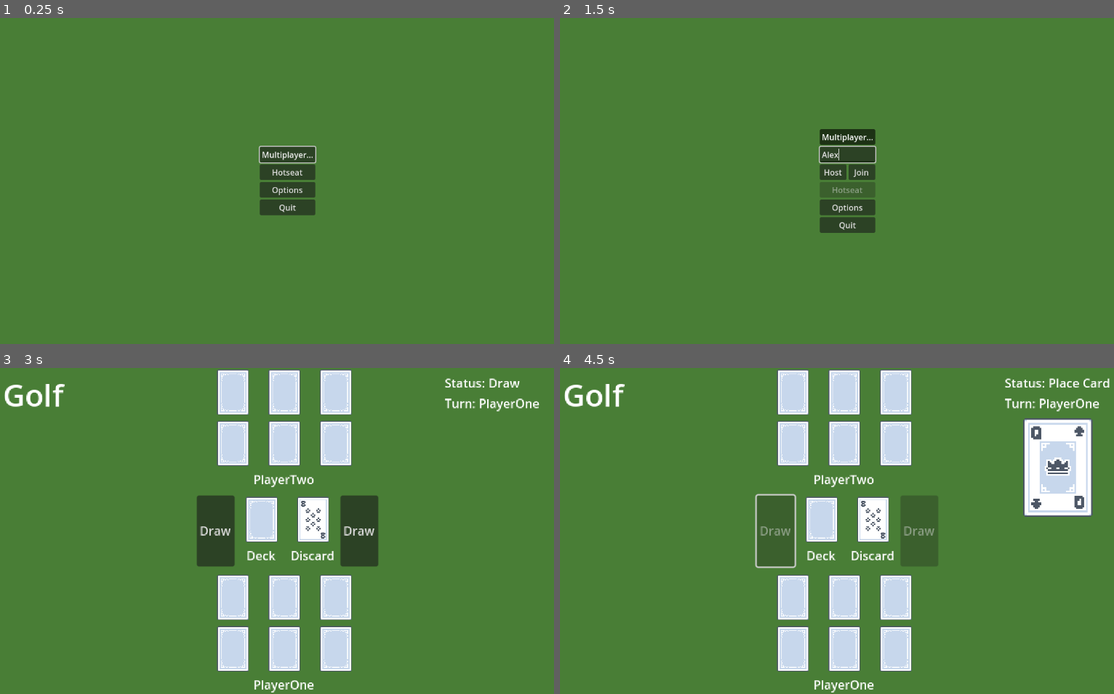
Above: before the commit, frames 1-4 (two rows, left to right).
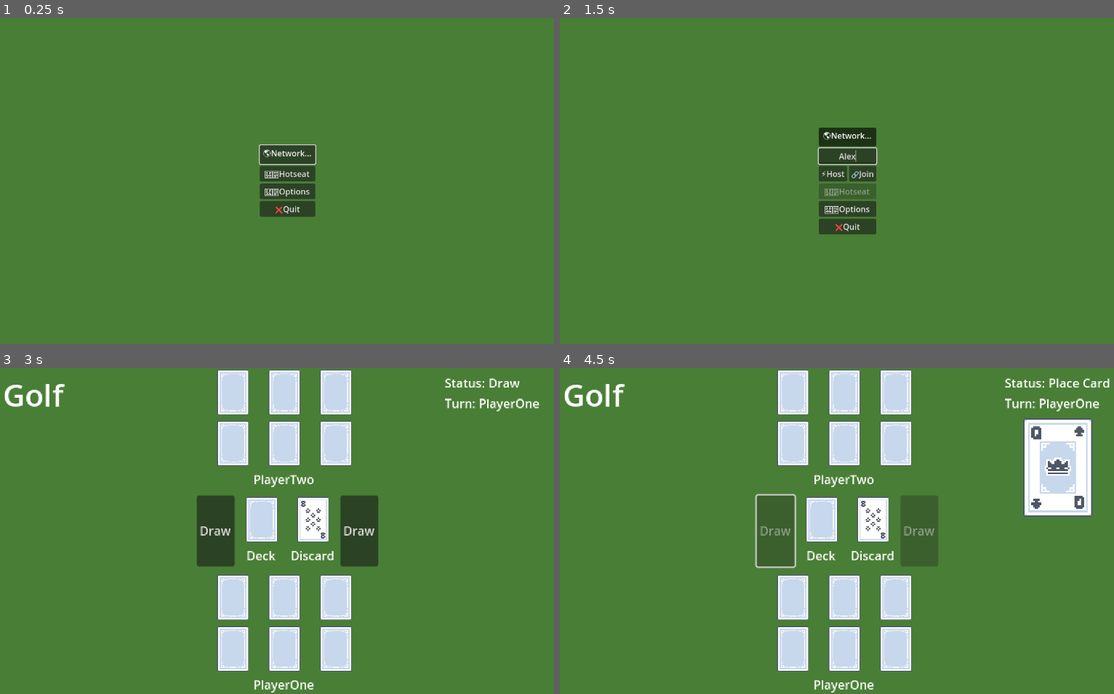
Above: after the commit, the same moments.

Repository: WonkyMic/golf_cards_godot
Game: Godot game, scene res://menu.tscn
The game is run twice, just before and just after one commit, with the same random seed, the same clock (stepped at 60 frames per second) and the same inputs.
Inputs (mouse positions are in pixels of both pictures, inside the frame that each line leads up to):
- Up to frame 1 (0.25 s): no input
- Up to frame 2 (1.5 s): click (848, 154) at 0.5 s, where only the run before the commit has a clickable "Multiplayer..."; click (848, 154) at 1.27 s; type "Alex" at 1.35 s
- Up to frame 3 (3 s): click (288, 485) at 2 s, where only the run after the commit has a clickable "🌎Network..."; click "Hotseat" (after the commit: "🖥️Hotseat") at 2.75 s
- Up to frame 4 (4.5 s): click (820, 517) at 3.52 s; click "Draw" at 4.25 s

The runs differ from the first frame. In frame 1, 0.9% of the frame differs, in the area x 46-58%, y 38-62%; in frame 2, 1.4%, in the area x 46-58%, y 33-67%; in frame 3, less than 0.1%; in frame 4, less than 0.1%.

Commit message:
update menu layout with steps and join waiting box

Diff:
--- a/Menu.gd
+++ b/Menu.gd
@@ -8,30 +8,31 @@
 
 var global: Global
 
-var multiplayer_button: Button
+var network_button: Button
 var connection_choices: HBoxContainer
 var name_entry: LineEdit
 var host_button: Button
 var join_button: Button
+var cancel_join_button: Button
 var hotseat_button: Button
+var options_button: Button
+var quit_button: Button
 
 
 func _ready():
 	# Cache casted nodes
-	multiplayer_button = $Choices/MultiplayerButton
+	network_button = $Choices/NetworkButton
 	connection_choices = $Choices/ConnectionChoices
 	name_entry = $Choices/NameEntry
 	host_button = $Choices/ConnectionChoices/Host
 	join_button = $Choices/ConnectionChoices/Join
+	cancel_join_button = $Choices/CancelJoinButton
 	hotseat_button = $Choices/HotseatButton
+	options_button = $Choices/OptionsButton
+	quit_button = $Choices/QuitButton
 
-	# Default states
 	#multiplayer_button.grab_click_focus() # TODO: does grab_click_focus snap mouse to this button?
-	multiplayer_button.grab_focus()
-	name_entry.visible = false
-	connection_choices.visible = false
-	hotseat_button.disabled = false
-	hotseat_button.tooltip_text = HOTSEAT_ENABLED_TOOLTIP
+	set_default_state()
 
 	# You can save bandwith by disabling server relay and peer notifications.
 	multiplayer.server_relay = false
@@ -41,6 +42,26 @@
 	if DisplayServer.get_name() == "headless":
 		print("Automatically starting dedicated server")
 		#_on_host_pressed.call_deferred()
+
+
+func _on_network_button_toggled(toggled_on: bool) -> void:
+	if toggled_on:
+		set_networking_state()
+	else:
+		set_default_state()
+
+
+func _on_name_entry_text_changed(new_text: String) -> void:
+	if new_text.length() > 0:
+		host_button.disabled = false
+		join_button.disabled = false
+	else:
+		host_button.disabled = true
+		join_button.disabled = true
+
+
+func _on_name_entry_focus_exited() -> void:
+	global.player_name = name_entry.text
 
 
 func _on_host_pressed() -> void:
@@ -62,6 +83,8 @@
 	#if txt == "":
 	#OS.alert("Need a remote to connect to.")
 	#return
+	set_joining_state()
+
 	var peer = ENetMultiplayerPeer.new()
 	# TODO: try with "localhost"
 	# TODO: first param should be an IP the user provides in future
@@ -73,6 +96,10 @@
 
 	global.is_multiplayer = true
 	start_game()
+
+
+func _on_cancel_join_button_pressed() -> void:
+	set_networking_state()
 
 
 func _on_hotseat_pressed():
@@ -109,27 +136,40 @@
 	board.add_child(scene.instantiate())
 
 
-func _on_multiplayer_button_toggled(toggled_on: bool) -> void:
-	hotseat_button.disabled = toggled_on
-	connection_choices.visible = toggled_on
-	name_entry.visible = toggled_on
-
-	if toggled_on:
-		hotseat_button.tooltip_text = HOTSEAT_DISABLED_TOOLTIP
-		name_entry.grab_focus()
-		name_entry.emit_signal("text_changed", name_entry.text)
-	else:
-		hotseat_button.tooltip_text = HOTSEAT_ENABLED_TOOLTIP
+func set_default_state() -> void:
+	network_button.disabled = false
+	network_button.grab_focus()
+	name_entry.visible = false
+	connection_choices.visible = false
+	cancel_join_button.visible = false
+	hotseat_button.disabled = false
+	hotseat_button.tooltip_text = HOTSEAT_ENABLED_TOOLTIP
+	options_button.disabled = false
+	quit_button.disabled = false
 
 
-func _on_name_entry_text_changed(new_text: String) -> void:
-	if new_text.length() > 0:
-		host_button.disabled = false
-		join_button.disabled = false
-	else:
-		host_button.disabled = true
-		join_button.disabled = true
+func set_networking_state() -> void:
+	network_button.disabled = false
+	name_entry.visible = true
+	name_entry.grab_focus()
+	name_entry.emit_signal("text_changed", name_entry.text)
+	connection_choices.visible = true
+	host_button.visible = true
+	join_button.visible = true
+	cancel_join_button.visible = false
+	hotseat_button.disabled = true
+	hotseat_button.tooltip_text = HOTSEAT_DISABLED_TOOLTIP
+	options_button.disabled = false
+	quit_button.disabled = false
 
 
-func _on_name_entry_focus_exited() -> void:
-	global.player_name = name_entry.text
+func set_joining_state() -> void:
+	network_button.disabled = true
+	name_entry.visible = false
+	connection_choices.visible = true
+	host_button.visible = false
+	join_button.visible = false
+	cancel_join_button.visible = true
+	hotseat_button.disabled = true
+	options_button.disabled = true
+	quit_button.disabled = true
--- a/menu.tscn
+++ b/menu.tscn
@@ -32,14 +32,15 @@
 grow_horizontal = 2
 grow_vertical = 2
 
-[node name="MultiplayerButton" type="Button" parent="Choices"]
+[node name="NetworkButton" type="Button" parent="Choices"]
 layout_mode = 2
 toggle_mode = true
-text = "Multiplayer..."
+text = "🌎Network..."
 
 [node name="NameEntry" type="LineEdit" parent="Choices"]
 layout_mode = 2
 placeholder_text = "player name"
+alignment = 1
 
 [node name="ConnectionChoices" type="HBoxContainer" parent="Choices"]
 layout_mode = 2
@@ -48,32 +49,38 @@
 layout_mode = 2
 size_flags_horizontal = 3
 disabled = true
-text = "Host"
+text = "⚡Host"
 
 [node name="Join" type="Button" parent="Choices/ConnectionChoices"]
 layout_mode = 2
 size_flags_horizontal = 3
 disabled = true
-text = "Join"
+text = "🔗Join"
+
+[node name="CancelJoinButton" type="Button" parent="Choices"]
+layout_mode = 2
+text = "⌛ Waiting for Game
+(click to cancel)"
 
 [node name="HotseatButton" type="Button" parent="Choices"]
 layout_mode = 2
-text = "Hotseat"
+text = "🖥️Hotseat"
 
 [node name="OptionsButton" type="Button" parent="Choices"]
 layout_mode = 2
-text = "Options
+text = "🎛️Options
 "
 
 [node name="QuitButton" type="Button" parent="Choices"]
 layout_mode = 2
-text = "Quit"
+text = "❌Quit"
 
-[connection signal="toggled" from="Choices/MultiplayerButton" to="." method="_on_multiplayer_button_toggled"]
+[connection signal="toggled" from="Choices/NetworkButton" to="." method="_on_network_button_toggled"]
 [connection signal="focus_exited" from="Choices/NameEntry" to="." method="_on_name_entry_focus_exited"]
 [connection signal="text_changed" from="Choices/NameEntry" to="." method="_on_name_entry_text_changed"]
 [connection signal="pressed" from="Choices/ConnectionChoices/Host" to="." method="_on_host_pressed"]
 [connection signal="pressed" from="Choices/ConnectionChoices/Join" to="." method="_on_join_pressed"]
+[connection signal="pressed" from="Choices/CancelJoinButton" to="." method="_on_cancel_join_button_pressed"]
 [connection signal="pressed" from="Choices/HotseatButton" to="." method="_on_hotseat_pressed"]
 [connection signal="pressed" from="Choices/OptionsButton" to="." method="_on_options_pressed"]
 [connection signal="pressed" from="Choices/QuitButton" to="." method="_on_quit_pressed"]
